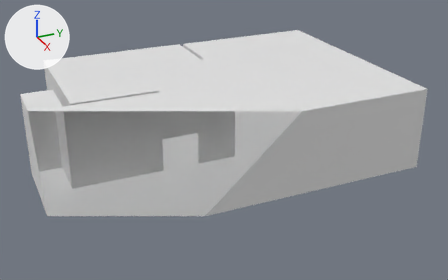
The OBJ model Ressources/Modele/SalleCafette.obj, before and after one commit.
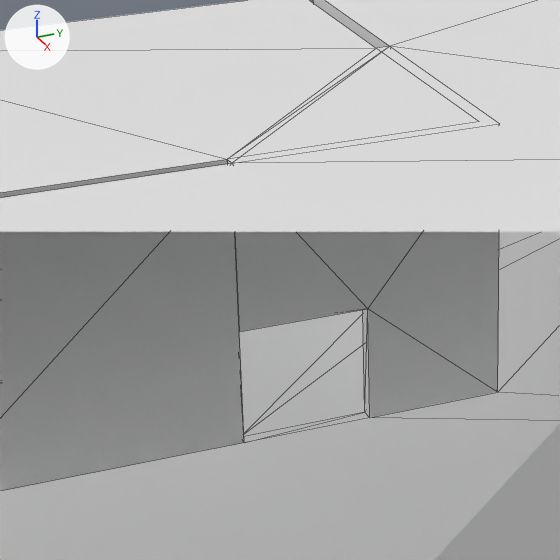
Old and new are each drawn whole from a 50 mm lens placed at (18.93, -8.4, 9.39), pointed at (1.31, -0.47, 0.58) and again close up on the part from 21% to 56% of the width and 16% to 73% of the height. Arrows for +X, +Y and +Z are at upper left; the lights stay in place. The close-ups show mesh edges as thin lines. Everything nearer to the camera than a plane just in front of the edit is cut away. Where no turn or scale is listed for an object, it has been applied to the vertices.

The older version as bpy lines, for what is in view:
```python
me_plane_plane_001 = bpy.data.meshes.new('Plane_Plane.001')
me_plane_plane_001.from_pydata(...)  # 93 vertices, 152 faces; spans x -3.26..4.74, y -6.73..5.0, z 0.0..2.74
ob_plane_plane_001 = bpy.data.objects.new('Plane_Plane.001', me_plane_plane_001)
ob_plane_plane_001.location = (0.0, 0.0, 0.0)
```
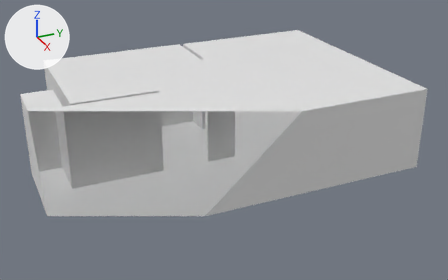
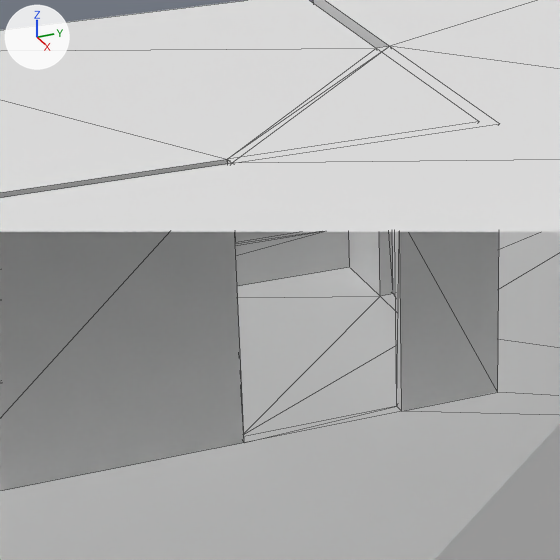
Boxes (x1, y1, x2, y2) around the edits, measured in the close-ups (560 x 560 px; the box of a moved part takes in the faces that stretch with it):
part 1 of me_plane_plane_001, moved or reshaped: (92, 392, 560, 560) in both
part 2 of me_plane_plane_001, moved or reshaped: before (235, 232, 499, 418); after (235, 232, 499, 411)
part 3 of me_plane_plane_001, moved or reshaped: (244, 232, 560, 436) in both

What changed in the scene script:
```text
Change me_plane_plane_001:
    where me_plane_plane_001.from_pydata(...)  # 93 vertices, 152 faces; spans x -3.26..4.74, y -6.73..5.0, z 0.0..2.74
    used by ob_plane_plane_001; location = (0.0, 0.0, 0.0)
    me_plane_plane_001 part 1: all 2 vertices in x 1.42..1.55, y -1.5, z 0.0 are moved by (0.0, 0.33, 0.0)
    me_plane_plane_001 part 2: all 2 vertices in x 1.42..1.55, y -1.5, z 1.12 are moved by (0.0, 0.33, 0.88)
    me_plane_plane_001 part 3: all 2 vertices in x -0.51, y -0.32..-0.16, z 0.0 are moved by (0.46, 0.0, 0.0)
```
